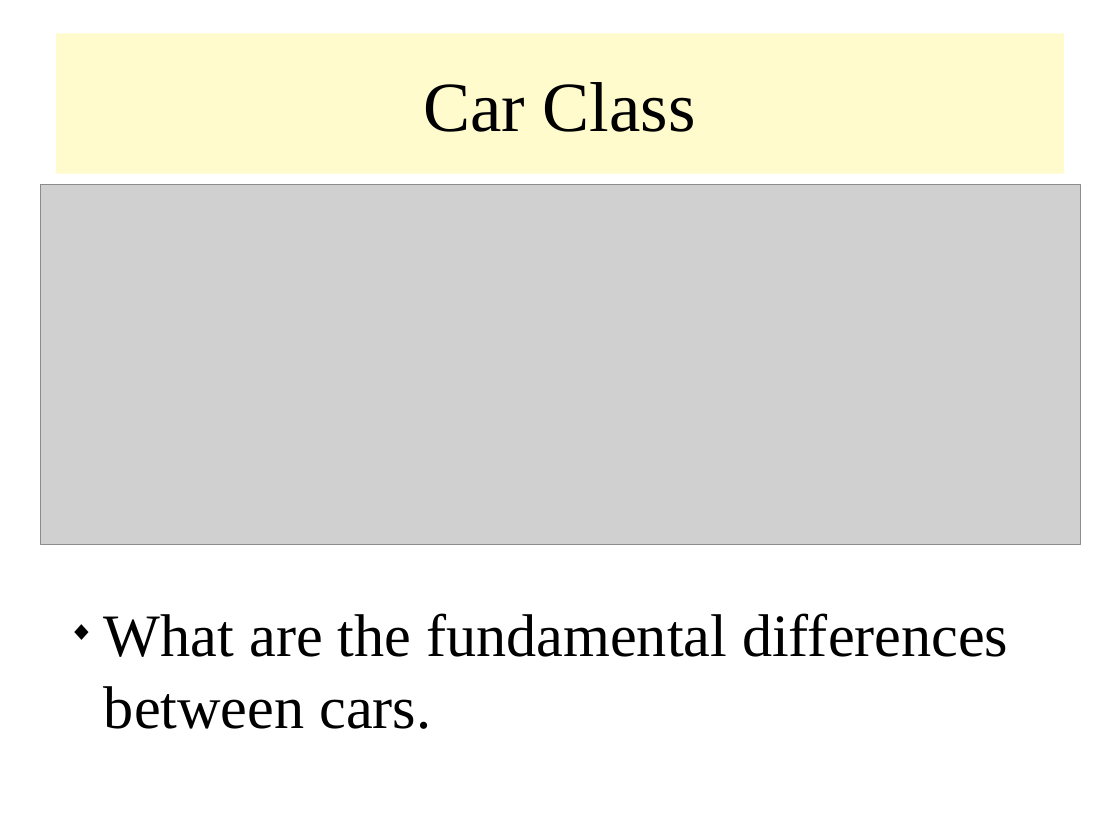
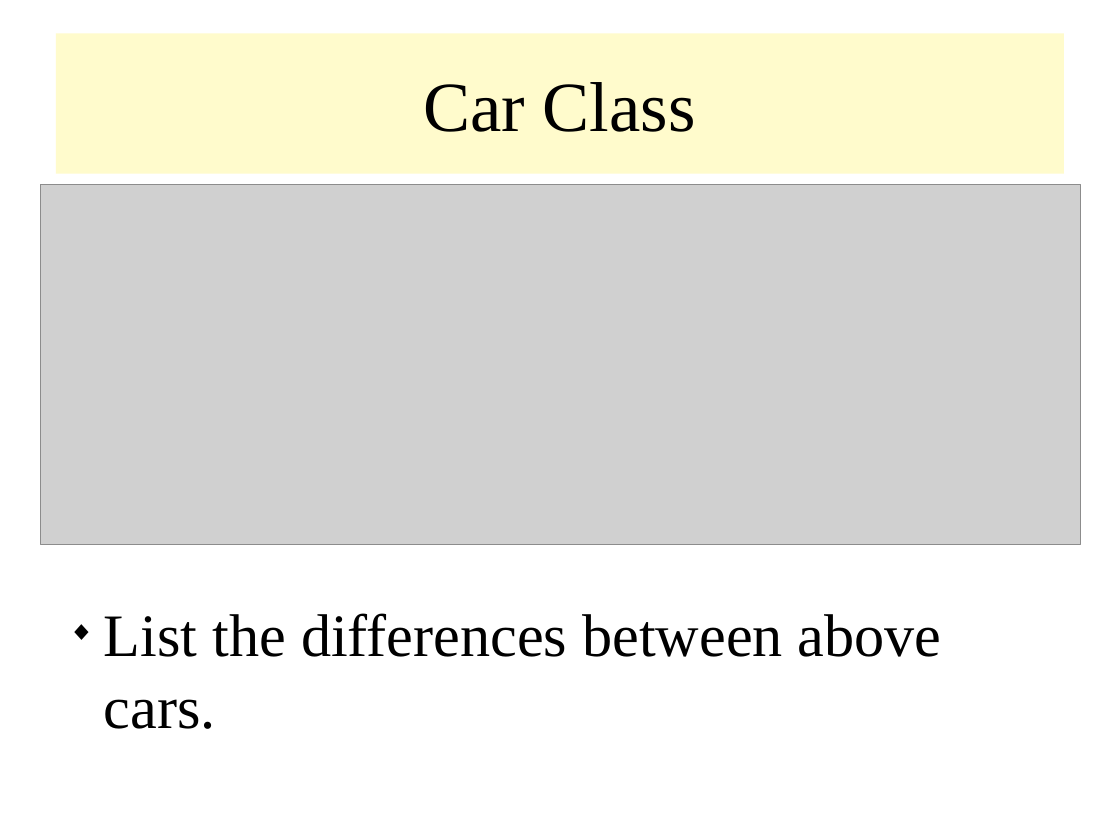
Before and after one commit to rajasekaran36/CS8392-OOPS, a slide deck: slide 9 of Slides/Unit 1/CS8392_U1_1_OOP_Intro.odp (slide 7 before the commit). Drawn at 1120x840 pixels with LibreOffice and Linux fonts; fonts in the diff are those of the drawing; grey boxes stand for pictures. Boxes give left, top, right and bottom in pixels: in the first picture for what was removed or moved away, otherwise in the second. Text is boxed around its words. In the diff, an @@ line names an element or a change of style, - is before the commit and + after.

```diff
--- a/Slides/Unit 1/CS8392_U1_1_OOP_Intro.odp
+++ b/Slides/Unit 1/CS8392_U1_1_OOP_Intro.odp
@@ text at (104, 613, 942, 729): text changed @@
-◆ What are the fundamental differences between cars.
+◆ List the differences between above cars.
```
Also in this commit, not shown: 9 other slides changed, 2 slides added, 1 slide removed, 3 other files.
